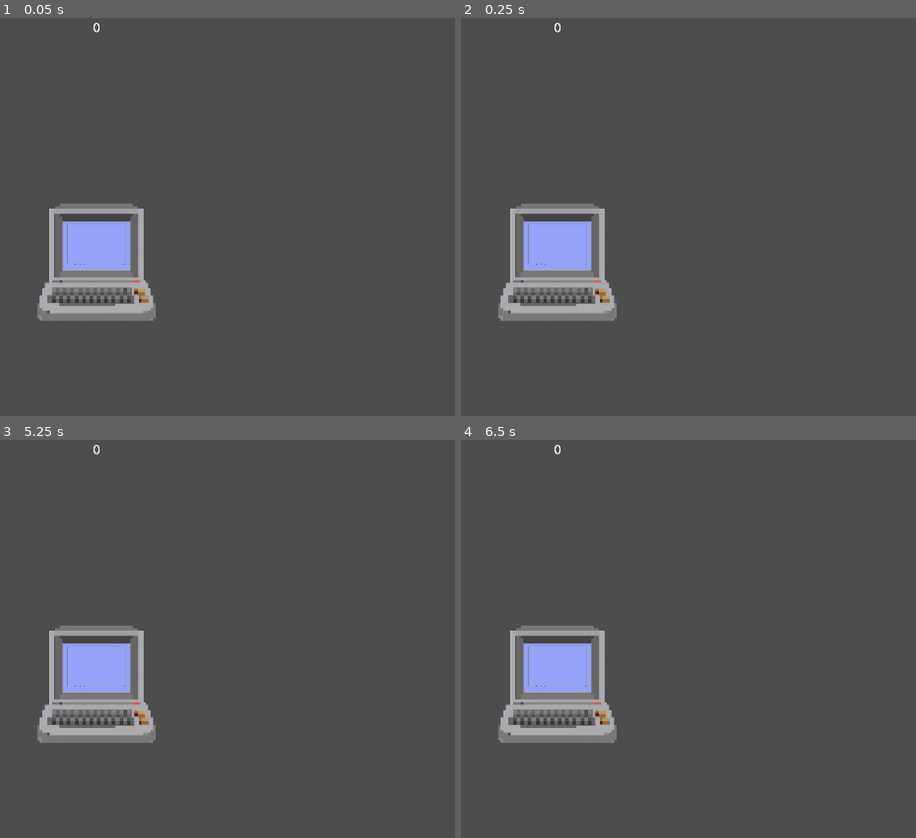
Above: before the commit, frames 1-4 (two rows, left to right).
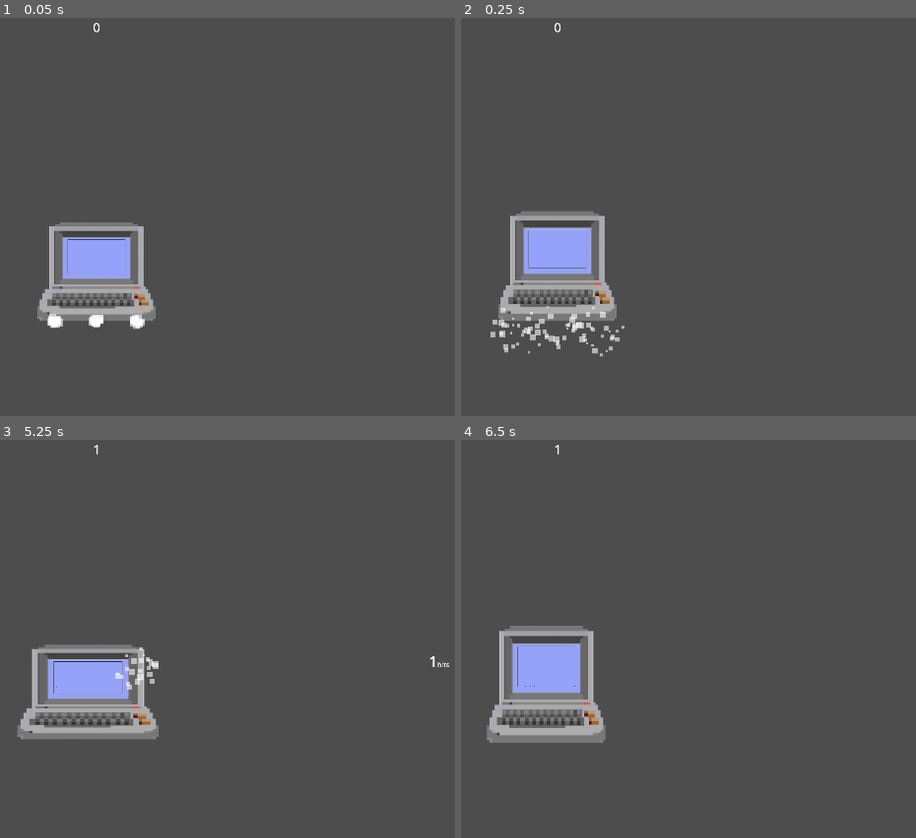
Above: after the commit, the same moments.

Repository: nmh6063-star/week-6-game
Game: Godot game, scene res://main.tscn
The game is run twice, just before and just after one commit, with the same random seed, the same clock (stepped at 60 frames per second) and the same inputs.
Inputs (mouse positions are in pixels of both pictures, inside the frame that each line leads up to):
- Up to frame 1 (0.05 s): no input
- Up to frame 2 (0.25 s): no input
- Up to frame 3 (5.25 s): move the mouse to (268, 639) at 0.52 s; press the mouse at (268, 639) at 0.53 s; tap Enter at 1.25, 2.75, 4.25 s; move the mouse to (outside the picture) at 1.27 s; release the mouse at (outside the picture) at 1.28 s; click (outside the picture) at 1.35 s; tap Space at 2, 3.5, 5 s; move the mouse to (177, 563) at 2.02 s; press the mouse at (177, 563) at 2.03 s; move the mouse to (59, 750) at 2.77 s; release the mouse at (59, 750) at 2.78 s; click (59, 750) at 2.85 s; move the mouse to (332, 726) at 3.52 s; press the mouse at (332, 726) at 3.53 s; move the mouse to (outside the picture) at 4.27 s; release the mouse at (outside the picture) at 4.28 s; click (outside the picture) at 4.35 s; move the mouse to (136, 662) at 5.02 s; press the mouse at (136, 662) at 5.03 s
- Up to frame 4 (6.5 s): move the mouse to (outside the picture) at 5.77 s; release the mouse at (outside the picture) at 5.78 s; click (outside the picture) at 5.85 s

The runs differ from the first frame. In frame 1, 3.2% of the frame differs, in the area x 8-35%, y 46-79%; in frame 2, 2.7%; in frame 3, 4.4%, in the area x 3-99%, y 1-77%; in frame 4, 3.0%.
Error before the commit: Parse Error: Function "update()" not found in base self. (res://scripts/clicker.gd:53)

Commit message:
minor correction

Diff:
--- a/scripts/clicker.gd
+++ b/scripts/clicker.gd
@@ -10,7 +10,7 @@
 var position_end = Vector2.ZERO
 var vector = Vector2.ZERO
 
-var mode = 1
+var mode = 0
 
 func _physics_process(delta):
 	# get the Physics2DDirectSpaceState object
@@ -50,7 +50,6 @@
 		#clicked = false
 		position_end = mousePos
 		vector = clamp(-(position_end - position_start), Vector2.ZERO, Vector2(20.0, 20.0))
-		update()
 	var sprite = get_node("Computer")
 	if self.position.y < bound:
 		var gravity = get_gravity()
